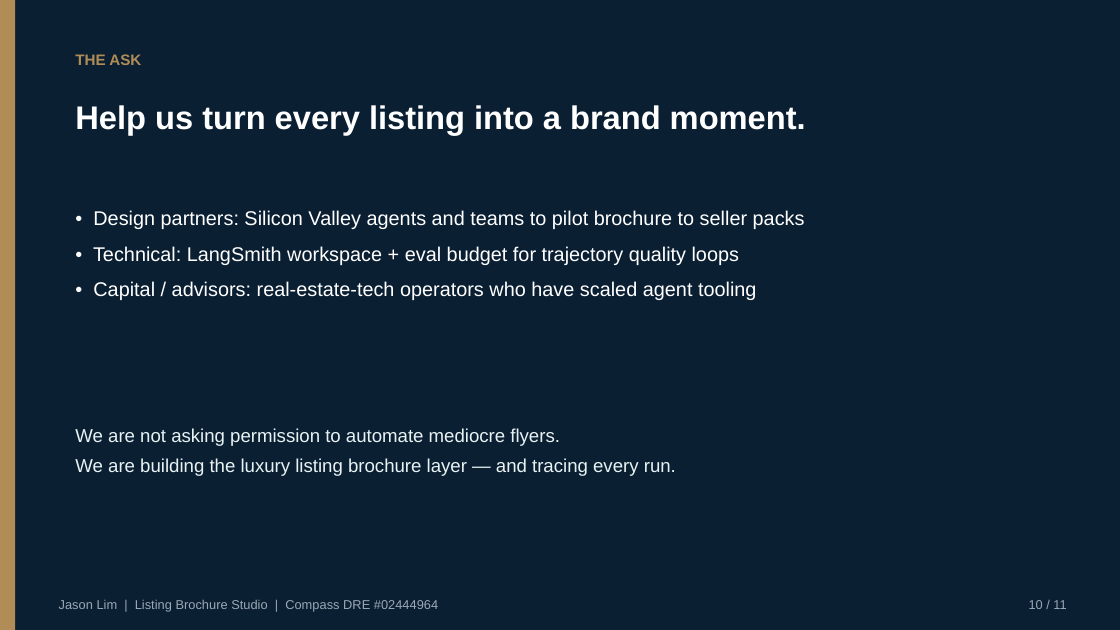
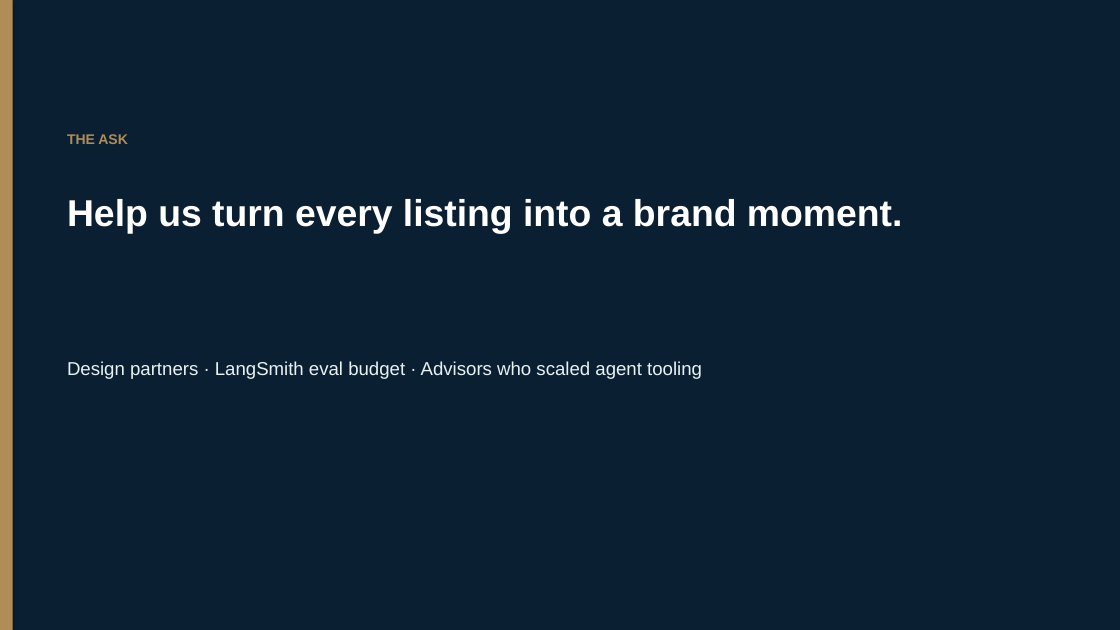
Before and after one commit to jhhlim/LLMFundamentals, a slide deck: slide 10 of Jason_Lim_Project_Notes_Demo_10min_VC_Pitch_Keynote.pptx. Drawn at 1120x630 pixels with LibreOffice and Linux fonts; fonts in the diff are those of the drawing. Boxes give left, top, right and bottom in pixels: in the first picture for what was removed or moved away, otherwise in the second. Text is boxed around its words. In the diff, an @@ line names an element or a change of style, - is before the commit and + after.

```diff
--- a/Jason_Lim_Project_Notes_Demo_10min_VC_Pitch_Keynote.pptx
+++ b/Jason_Lim_Project_Notes_Demo_10min_VC_Pitch_Keynote.pptx
@@ rectangle at (x1=0, y1=0, x2=1120, y2=630): shadow on @@
@@ rectangle at (x1=0, y1=0, x2=13, y2=630): shadow on @@
@@ text "THE ASK" moved from (x1=75, y1=54, x2=141, y2=65) to (x1=67, y1=134, x2=128, y2=144) @@
@@ text "THE ASK" at (x1=67, y1=134, x2=128, y2=144): size 13 to 12 pt; less space between paragraphs @@
@@ text "Help us turn every listing ..." moved from (x1=75, y1=105, x2=806, y2=135) to (x1=67, y1=199, x2=903, y2=233) @@
@@ text "Help us turn every listing ..." at (x1=67, y1=199, x2=903, y2=233): size 28 to 32 pt; less space between paragraphs @@
@@ text at (x1=67, y1=361, x2=702, y2=379): text changed; size 17 to 16 pt; text colour #FFFFFF to #E8F2F3 @@
-• Design partners: Silicon Valley agents and teams to pilot brochure to seller packs
-• Technical: LangSmith workspace + eval budget for trajectory quality loops
-• Capital / advisors: real-estate-tech operators who have scaled agent tooling
+Design partners · LangSmith eval budget · Advisors who scaled agent tooling
@@ text removed at (x1=75, y1=428, x2=676, y2=476) @@
-We are not asking permission to automate mediocre flyers.
-We are building the luxury listing brochure layer — and tracing every run.
@@ text removed at (x1=59, y1=600, x2=438, y2=612) @@
-Jason Lim | Listing Brochure Studio | Compass DRE #02444964
@@ text removed at (x1=1029, y1=600, x2=1066, y2=609) @@
-10 / 11
```
Also in this commit, not shown: 9 other slides changed, 1 slide added, 1 slide removed, 3 other files.
